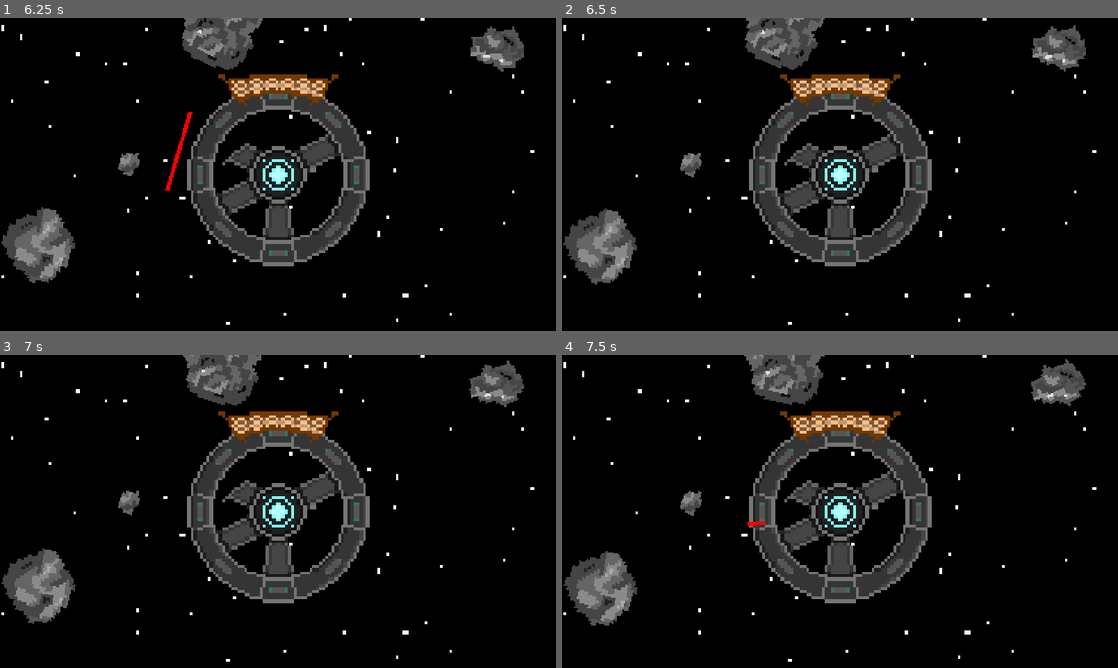
Above: before the commit, frames 1-4 (two rows, left to right).
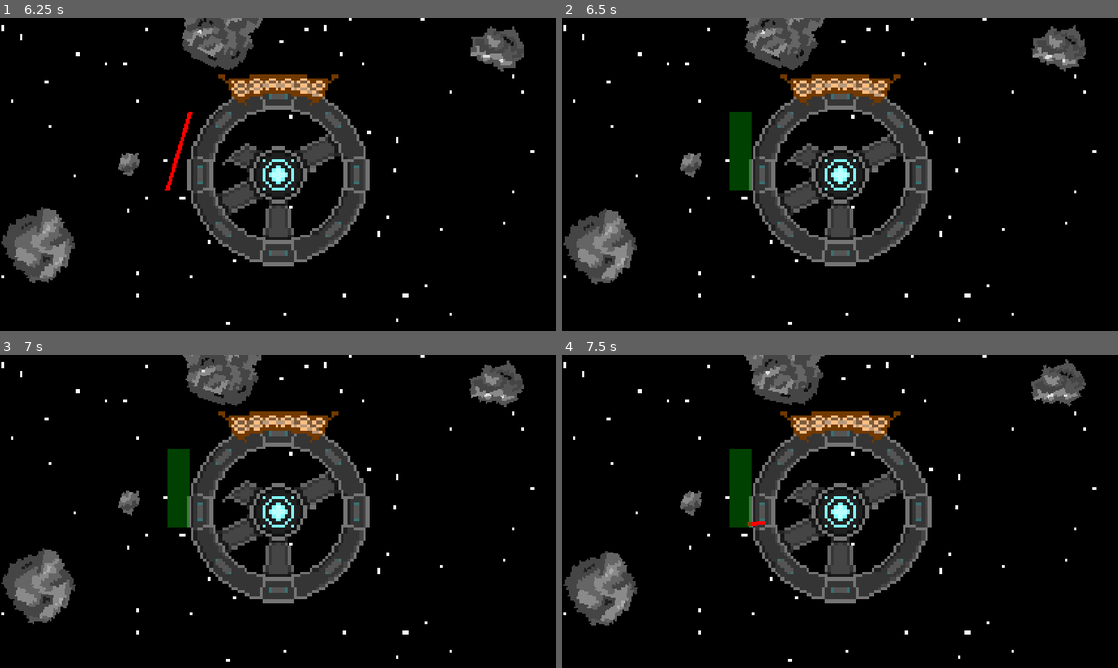
Above: after the commit, the same moments.

Repository: Three-s-A-Crowd-Games/Bubblekinesis
Game: Godot game, scene res://resources/main.tscn
The game is run twice, just before and just after one commit, with the same random seed, the same clock (stepped at 60 frames per second) and the same inputs.
Inputs (mouse positions are in pixels of both pictures, inside the frame that each line leads up to):
- Up to frame 1 (6.25 s): move the mouse to (400, 158) at 0.52 s; hold Middle mouse button (cam_drag) 0.53-1.25 s; click (400, 158) at 0.67 s; drag from (166, 190) to (278, 174) at 1.27 s; move the mouse to (333, 105) at 2.02 s; tap Mouse wheel up (zoom_in) at 2.1, 5.1 s; click (333, 105) at 2.17 s; drag from (250, 237) to (111, 127) at 2.77 s; move the mouse to (444, 221) at 3.52 s; hold Middle mouse button (cam_drag) 3.53-4.25 s; click (444, 221) at 3.67 s; drag from (111, 127) to (278, 174) at 4.27 s; move the mouse to (305, 174) at 5.02 s; click (305, 174) at 5.17 s; drag from (194, 96) to (166, 190) at 5.77 s
- Up to frame 2 (6.5 s): no input
- Up to frame 3 (7 s): move the mouse to (400, 495) at 6.52 s; hold Middle mouse button (cam_drag) from 6.53 s (still down); click (400, 495) at 6.67 s
- Up to frame 4 (7.5 s): release Middle mouse button (cam_drag) at 7.25 s; drag from (728, 527) to (840, 511) at 7.27 s

Frame 1 is identical in both runs. In frame 2, 1.0% of the frame differs, in the area x 30-35%, y 30-56%; in frame 3, 1.0%; in frame 4, 1.0%.

Commit message:
fix bubble generator

Diff:
--- a/resources/player/bubble_generator.gd
+++ b/resources/player/bubble_generator.gd
@@ -5,7 +5,7 @@
 @export var auto_close_gap_distance = 30
 @export var min_draw_step_size = 2
 @export var base_line_thickness = 3
-@export var debug_draw := false
+@export var debug_draw := true
 
 var points: PackedVector2Array = []
 var is_drawing := false
@@ -27,10 +27,10 @@
 	if is_drawing or points.size() == 0: return
 
 	var begin_end_distance := points[0].distance_to(points[-1])
-	print("begin_end_distance ", begin_end_distance)
 	if begin_end_distance > auto_close_gap_distance:
 		points.clear()
 		queue_redraw()
+		prints("No bubble, because end points are too far apart:", begin_end_distance)
 		return
 
 	var space_state = get_world_2d().direct_space_state
@@ -38,7 +38,6 @@
 	var q_shape := ConvexPolygonShape2D.new()
 	q_shape.set_point_cloud(points)
 	query.shape = q_shape
-	query.transform = Transform2D(Vector2.RIGHT, Vector2.DOWN, cam.position / cam.zoom)
 	var result := space_state.intersect_shape(query)
 
 	var q_rect = q_shape.get_rect()
@@ -47,6 +46,8 @@
 	var max_ratio := 0.0
 	var t_node: Spobject
 	var t_rect
+
+	prints("Number of collision check results:", result.size())
 
 	for collission_data in result:
 		var collider = collission_data["collider"] as Spobject
@@ -60,12 +61,13 @@
 
 			var intersection = col_rect.intersection(q_rect)
 			var ratio = intersection.get_area() / col_rect.get_area()
-			print("Intersection ratio: ", ratio)
 			if ratio > max_ratio:
 				max_ratio = ratio
 				t_node = collider
 				t_rect = col_rect
 				debug_target_rect = t_rect
+		else:
+			print("Collider is no Spobject")
 
 	if max_ratio >= generation_area_threshold:
 		var search_res := t_node.find_children("*", "Bubbleable", false, false)
@@ -74,6 +76,15 @@
 			print(bubbleable.bubbled)
 			if not bubbleable.bubbled:
 				bubbleable.bubble_up()
+				print("Successfully bubbled up")
+			else:
+				print("Spobject is already bubbled")
+		else:
+			print("Spobject has no bubbleable component")
+	else:
+		prints("No bubble because intersection ratio is too low:", max_ratio)
+		printt("target rect", t_rect)
+		printt("query rect", q_rect)
 	points.clear()
 	queue_redraw()
 
